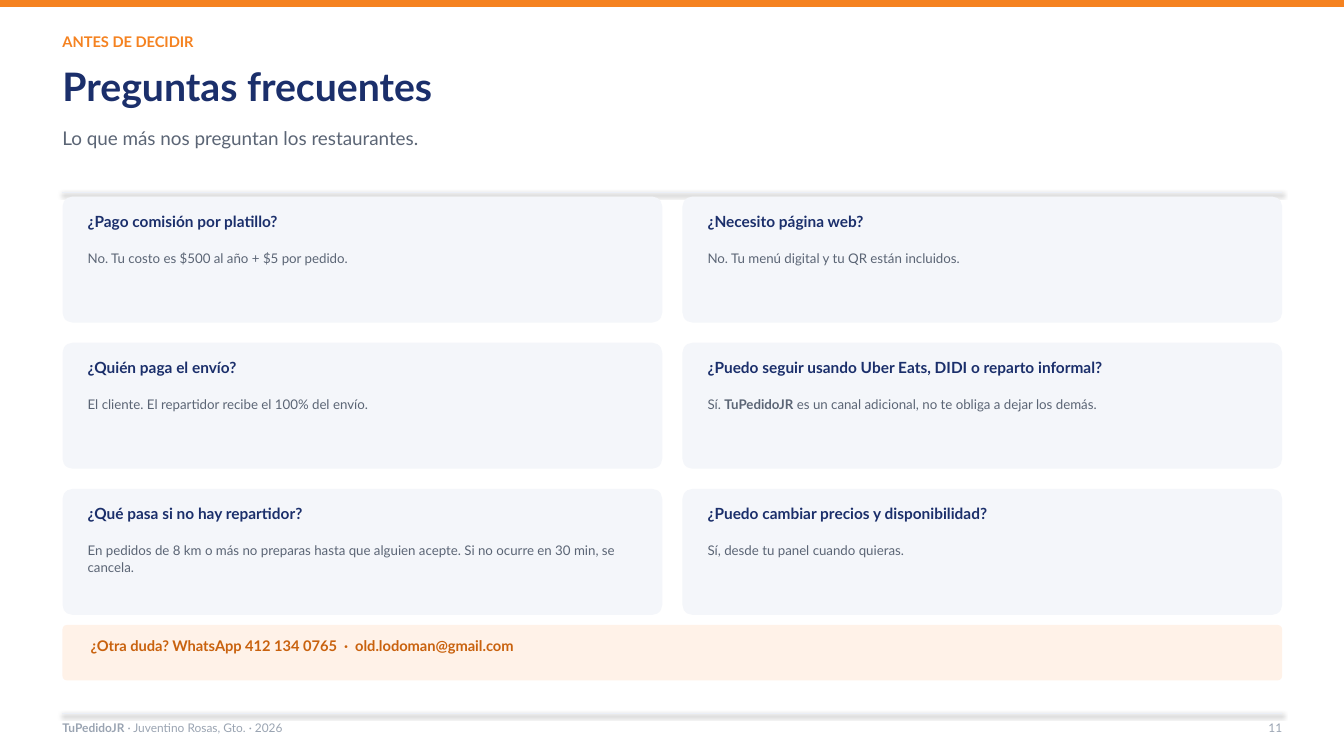
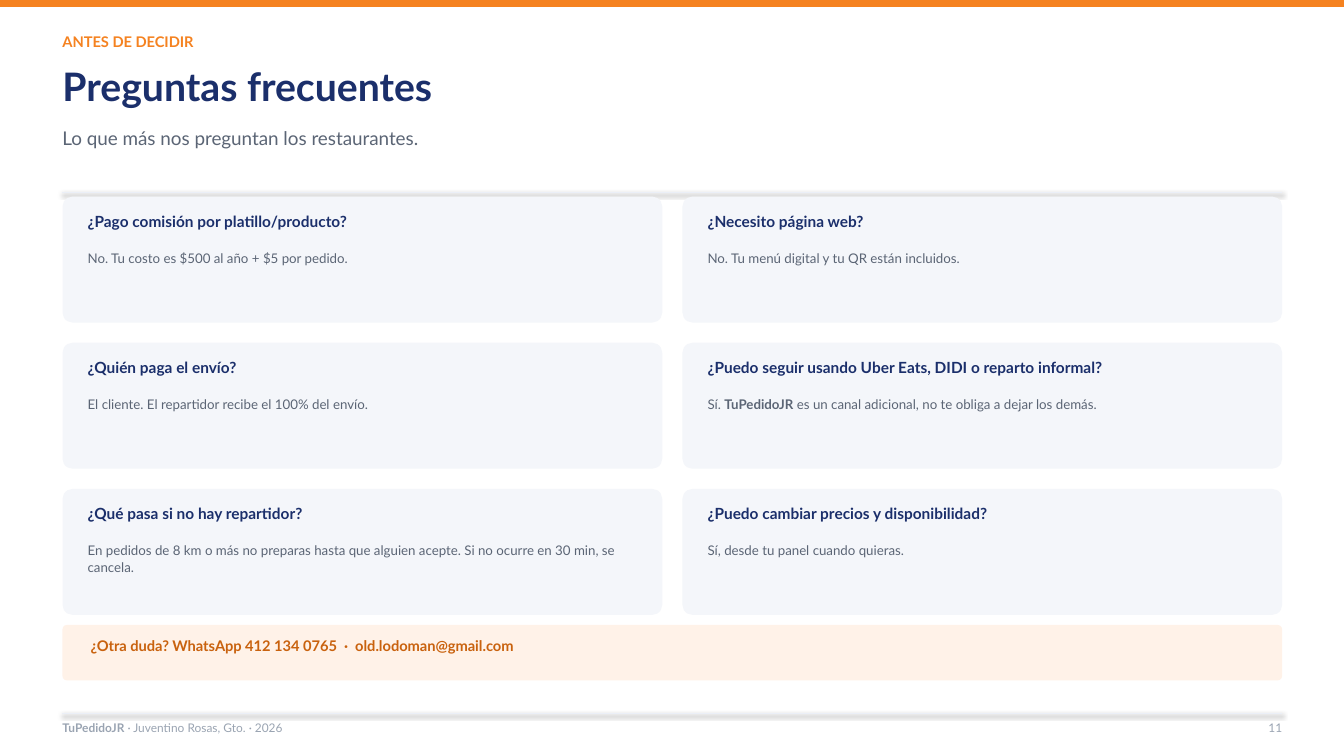
Before and after one commit to Lodoman-old/TuPedidoJR, a slide deck: slide 11 of docs/presentacion/TuPedidoJR_Restaurantes_2026.pptx. Drawn at 1344x756 pixels with LibreOffice and Linux fonts; fonts in the diff are those of the drawing. Boxes give left, top, right and bottom in pixels: in the first picture for what was removed or moved away, otherwise in the second. Text is boxed around its words. In the diff, an @@ line names an element or a change of style, - is before the commit and + after.

```diff
--- a/docs/presentacion/TuPedidoJR_Restaurantes_2026.pptx
+++ b/docs/presentacion/TuPedidoJR_Restaurantes_2026.pptx
@@ text at (88, 215, 347, 230): text changed @@
-¿Pago comisión por platillo?
+¿Pago comisión por platillo/producto?
```
Also in this commit, not shown: 7 other slides changed, 1 slide added, 7 other files.
